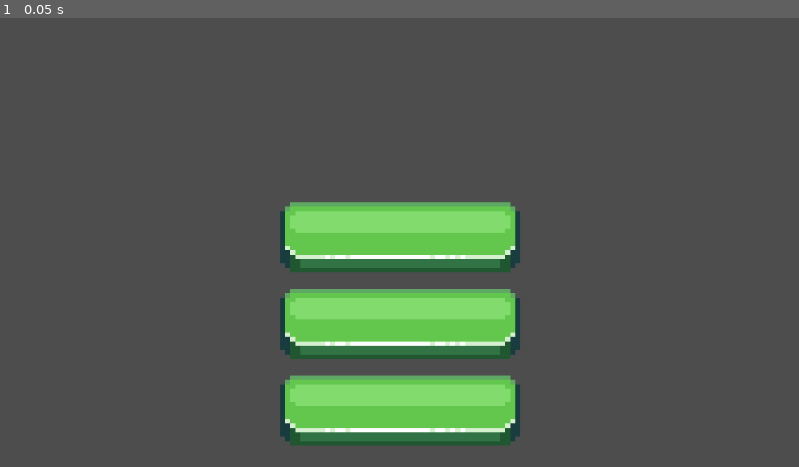
Above: before the commit, frame 1.
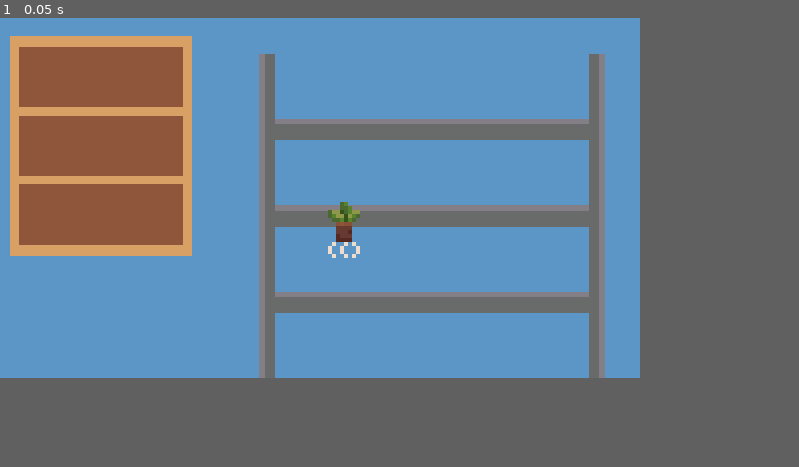
Above: after the commit, the same moment.

Repository: lenseling/HackNC-2023
Game: Godot game, scene res://scenes/main.tscn
The game is run twice, just before and just after one commit, with the same random seed, the same clock (stepped at 60 frames per second) and the same inputs. Before the commit the project starts from res://scenes/menu.tscn.
Inputs:
- Up to frame 1 (0.05 s): no input
In our replay, the window is 799x449 before the commit and 640x360 after it. These sizes can differ from the game's own. Grey fills any space a smaller window leaves; there, only what the larger window draws over its background counts as a difference.

The runs differ from the first frame. In frame 1, 69% of the frame differs, in the area x 0-81%, y 0-96%.

Commit message:
Add main scene

Diff:
--- a/project.godot
+++ b/project.godot
@@ -11,9 +11,18 @@
 [application]
 
 config/name="SkySprouts"
-run/main_scene="res://scenes/menu.tscn"
+run/main_scene="res://scenes/main.tscn"
 config/features=PackedStringArray("4.1", "Forward Plus")
 config/icon="res://icon.svg"
+
+[display]
+
+window/size/viewport_width=160
+window/size/viewport_height=90
+window/size/mode=3
+window/size/window_width_override=1080
+window/size/window_height_override=810
+window/stretch/mode="canvas_items"
 
 [rendering]
 
--- /dev/null
+++ b/scenes/main.tscn
@@ -0,0 +1,27 @@
+[gd_scene load_steps=4 format=3 uid="uid://bceb3ta2vfb7a"]
+
+[ext_resource type="PackedScene" uid="uid://cxny3g4dvr17h" path="res://scenes/plantShelf.tscn" id="1_qvtw1"]
+[ext_resource type="PackedScene" uid="uid://6k30tnb7putq" path="res://scenes/shop.tscn" id="2_o3ba3"]
+[ext_resource type="Texture2D" uid="uid://lsworrr6kt0a" path="res://assets/crops/growing-lettuce.png" id="3_4o0nt"]
+
+[node name="main" type="Node2D"]
+
+[node name="PlantShelf" parent="." instance=ExtResource("1_qvtw1")]
+position = Vector2(108, 36)
+scale = Vector2(0.675, 0.675)
+
+[node name="ColorRect" type="ColorRect" parent="."]
+z_index = -1
+custom_minimum_size = Vector2(160, 90)
+offset_right = 160.0
+offset_bottom = 120.0
+color = Color(0.356863, 0.588235, 0.776471, 1)
+metadata/_edit_use_anchors_ = true
+
+[node name="Shop" parent="." instance=ExtResource("2_o3ba3")]
+position = Vector2(25.25, 32)
+scale = Vector2(0.56875, 0.6875)
+
+[node name="Sprite2D2" type="Sprite2D" parent="."]
+position = Vector2(86, 52)
+texture = ExtResource("3_4o0nt")
--- /dev/null
+++ b/scenes/plantShelf.tscn
@@ -0,0 +1,6 @@
+[gd_scene load_steps=2 format=3 uid="uid://cxny3g4dvr17h"]
+
+[ext_resource type="Texture2D" uid="uid://b6fw0ncgdjpt7" path="res://assets/background/shelf.png" id="1_jwrf2"]
+
+[node name="Sprite2D" type="Sprite2D"]
+texture = ExtResource("1_jwrf2")
--- /dev/null
+++ b/scenes/shop.tscn
@@ -0,0 +1,6 @@
+[gd_scene load_steps=2 format=3 uid="uid://6k30tnb7putq"]
+
+[ext_resource type="Texture2D" uid="uid://dshmmia2dsoqy" path="res://assets/background/store.png" id="1_jp1bj"]
+
+[node name="Sprite2D" type="Sprite2D"]
+texture = ExtResource("1_jp1bj")
--- /dev/null
+++ b/scenes/wateringCan.tscn
@@ -0,0 +1,6 @@
+[gd_scene load_steps=2 format=3 uid="uid://qkbkmj8ny1nd"]
+
+[ext_resource type="Texture2D" uid="uid://cbh1aqx54wtil" path="res://assets/tools/watering-can.png" id="1_qjnad"]
+
+[node name="Sprite2D" type="Sprite2D"]
+texture = ExtResource("1_qjnad")
